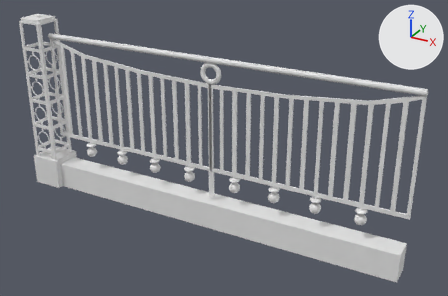
Two versions of the Blender file Assets/Modelings/HangRao.blend, one commit apart.
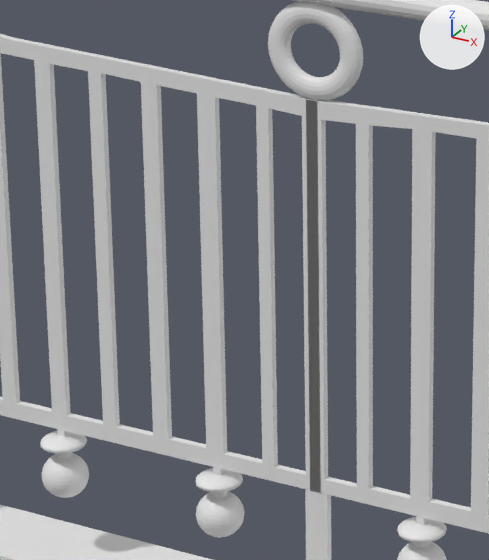
The first picture shows the older version from a 50 mm camera at (4.37, -3.19, 2.79) aimed at (1.96, 1.18, 0.6). The close-ups show both versions on the part from 31% to 56% of the width and 21% to 63% of the height of that picture. The lights are fixed; the arrows at upper right show +X, +Y and +Z.
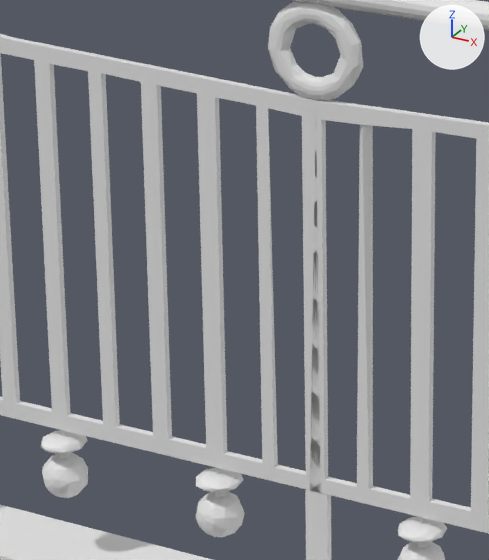
What differs and where, as boxes [x1, y1, x2, y2] in the close-ups (489 x 560 px):
'Cube.002', modifiers changed
    both: [0, 0, 489, 560]

The change in detail:
Object 'Cube.002' (ob_cube_002) gains a DECIMATE modifier named 'Decimate'.
Modifier setting: ratio = 0.2.
